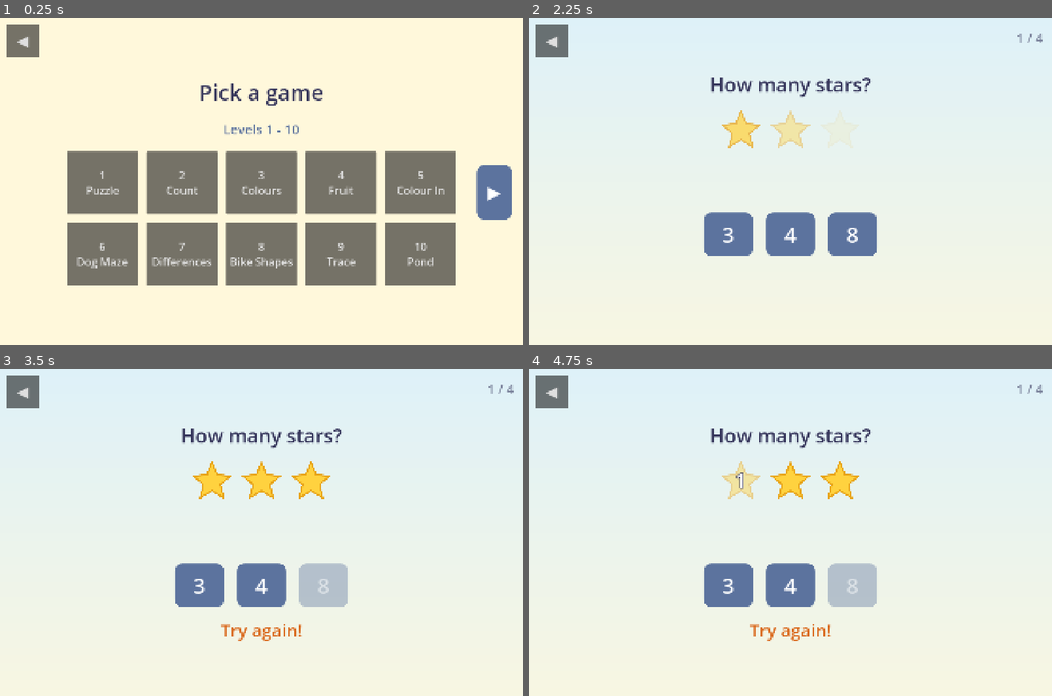
Above: before the commit, frames 1-4 (two rows, left to right).
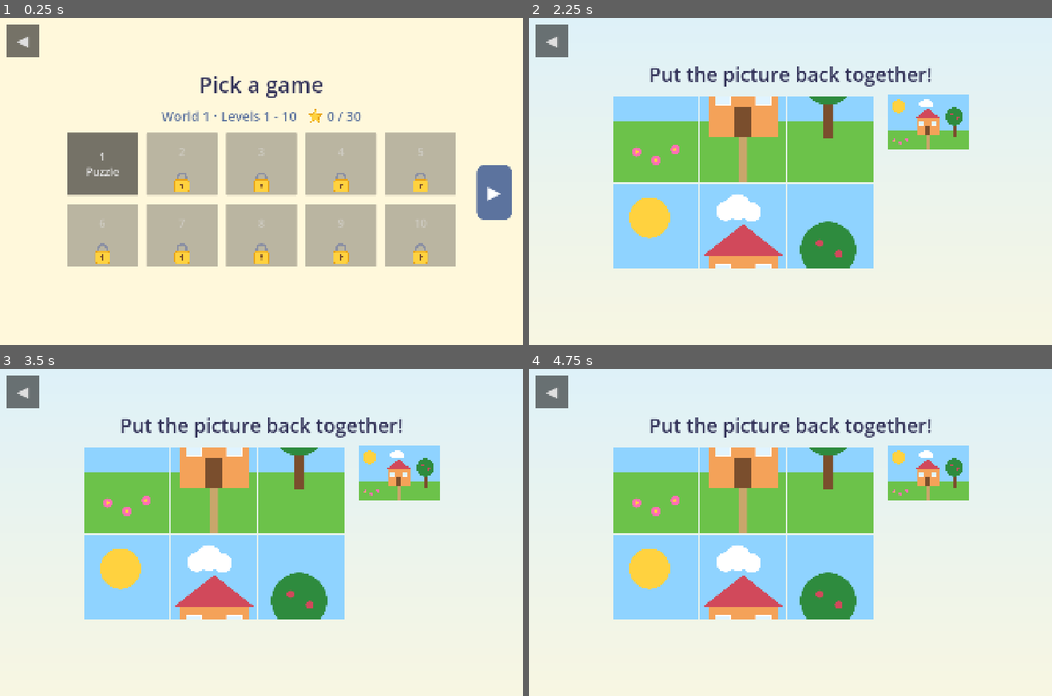
Above: after the commit, the same moments.

Repository: Joshua5689/kidzpuzzleapp
Game: Godot game, scene res://Scenes/UI/LevelSelect.tscn
Two runs of this game, one before a commit and one after it. Both use one fixed random seed, a clock stepped at 60 frames per second and the inputs below. This scene is started directly instead of the project's main scene.
Inputs (mouse positions are in pixels of both pictures, inside the frame that each line leads up to):
- Up to frame 1 (0.25 s): no input
- Up to frame 2 (2.25 s): click "1 Puzzle" at 0.5 s; click "◀" at 1.25 s; click "2 Count" (after the commit: "1 Puzzle") at 2 s
- Up to frame 3 (3.5 s): click (324, 584) at 2.75 s, where only the run before the commit has a clickable "8"
- Up to frame 4 (4.75 s): click (743, 480) at 3.52 s; click (743, 480) at 4.25 s, where only the run before the commit has a clickable "1"

The runs differ from the first frame. In frame 1, 31% of the frame differs, in the area x 12-88%, y 17-82%; in frame 2, 29%; in frame 3, 30%; in frame 4, 30%.

Commit message:
Add worlds of 10 levels with 25-star unlocking
- Levels unlock one after another inside a world; the next world opens
  once the player has 25 stars from the previous world
- LevelSelect: one page per world with the world's star total, padlocks
  on locked levels and a note on how many stars are still needed
- Score card after a world's last level says how many more stars are
  needed and hides Next while the next world is locked
- Testing shortcut: hold the "Pick a game" title for 3 s to open every
  level for this session (not saved)

Co-Authored-By: Claude Opus 5.5 <noreply@anthropic.com>

Diff:
--- /dev/null
+++ b/Assets/Images/UI/Lock.svg
@@ -0,0 +1,6 @@
+<svg xmlns="http://www.w3.org/2000/svg" width="256" height="256" viewBox="0 0 256 256">
+  <path d="M80 112 L80 84 A48 48 0 0 1 176 84 L176 112" stroke="#8a8fa3" stroke-width="22" fill="none" stroke-linecap="round"/>
+  <rect x="52" y="108" width="152" height="124" rx="22" fill="#ffd23f" stroke="#e8a317" stroke-width="8"/>
+  <circle cx="128" cy="158" r="16" fill="#7a4e2d"/>
+  <rect x="120" y="164" width="16" height="36" rx="6" fill="#7a4e2d"/>
+</svg>
--- a/Scenes/UI/LevelSelect.gd
+++ b/Scenes/UI/LevelSelect.gd
@@ -1,19 +1,27 @@
 extends Control
-## Builds one button per level from GameManager.LEVELS, with the best stars
-## earned on each, PAGE_SIZE levels per page.
+## One page per world (GameManager.WORLD_SIZE levels): a button per level with
+## its best stars, the world's star total, and — for a locked world — how many
+## stars are still needed to open it.
 
 const STAR_TEXTURE: Texture2D = preload("res://Assets/Images/UI/Star.svg")
+const LOCK_TEXTURE: Texture2D = preload("res://Assets/Images/UI/Lock.svg")
 const MISSED_STAR_COLOR := Color(0.3, 0.3, 0.35, 0.35)
-const PAGE_SIZE := 10
+## Holding the title this long toggles "open everything" for this session.
+const TESTING_UNLOCK_HOLD := 3.0
 
 ## Remembered while the app runs, so coming back from a level keeps the page.
 static var _page := -1
 
+@onready var title_label: Label = $Layout/TitleLabel
+@onready var page_label: Label = $Layout/WorldRow/PageLabel
+@onready var stars_label: Label = $Layout/WorldRow/StarsLabel
 @onready var levels_grid: GridContainer = $Layout/LevelsGrid
+@onready var locked_label: Label = $Layout/LockedLabel
 @onready var back_button: Button = $BackButton
-@onready var page_label: Label = $Layout/PageLabel
 @onready var prev_page_button: Button = $PrevPageButton
 @onready var next_page_button: Button = $NextPageButton
+
+var _hold_timer: SceneTreeTimer
 
 
 func _ready() -> void:
@@ -22,35 +30,45 @@
 	UiStyle.style_button(next_page_button, UiStyle.MUTED_COLOR, 64)
 	prev_page_button.pressed.connect(func(): show_page(_page - 1))
 	next_page_button.pressed.connect(func(): show_page(_page + 1))
+	title_label.gui_input.connect(_on_title_input)
+	if GameManager.unlock_all_this_session:
+		title_label.text = "All levels open (testing)"
 	if _page < 0:
-		_page = floori(float(_first_unfinished_level()) / PAGE_SIZE)
+		_page = GameManager.world_of(_first_playable_unfinished_level())
 	show_page(_page)
 
 
-func page_count() -> int:
-	return ceili(float(GameManager.level_count()) / PAGE_SIZE)
-
-
 func show_page(page: int) -> void:
-	_page = clampi(page, 0, page_count() - 1)
+	_page = clampi(page, 0, GameManager.world_count() - 1)
 	for child in levels_grid.get_children():
 		levels_grid.remove_child(child)
 		child.queue_free()
-	var first := _page * PAGE_SIZE + 1
-	var last := mini(first + PAGE_SIZE - 1, GameManager.level_count())
+	var first := _page * GameManager.WORLD_SIZE + 1
+	var last := mini(first + GameManager.WORLD_SIZE - 1, GameManager.level_count())
 	for n in range(first, last + 1):
 		levels_grid.add_child(_make_level_button(n))
-	page_label.text = "Levels %d - %d" % [first, last]
+
+	page_label.text = "World %d · Levels %d - %d  " % [_page + 1, first, last]
+	stars_label.text = "%d / %d" % [GameManager.world_stars(_page), (last - first + 1) * 3]
+	if GameManager.is_world_open(_page):
+		locked_label.text = ""
+	else:
+		locked_label.text = "Collect %d stars in World %d to open World %d. You have %d." % [
+			GameManager.STARS_TO_OPEN_NEXT_WORLD, _page, _page + 1, GameManager.world_stars(_page - 1)]
 	prev_page_button.visible = _page > 0
-	next_page_button.visible = _page < page_count() - 1
+	next_page_button.visible = _page < GameManager.world_count() - 1
 
 
-## 0-based index of the first level not finished yet (or the last level).
-func _first_unfinished_level() -> int:
+## The first unlocked level not finished yet, so the screen opens where the
+## child left off.
+func _first_playable_unfinished_level() -> int:
+	var best := 1
 	for n in range(1, GameManager.level_count() + 1):
-		if not GameManager.is_completed(n):
-			return n - 1
-	return GameManager.level_count() - 1
+		if GameManager.is_unlocked(n):
+			best = n
+			if not GameManager.is_completed(n):
+				return n
+	return best
 
 
 func _make_level_button(level_number: int) -> Button:
@@ -64,8 +82,15 @@
 		button.text = "%d\nComing soon" % level_number
 		button.disabled = true
 	elif not GameManager.is_unlocked(level_number):
-		button.text = "%d\nLocked" % level_number
+		# Number on top, padlock underneath (the button's own icon slot).
+		button.text = str(level_number)
 		button.disabled = true
+		button.icon = LOCK_TEXTURE
+		button.expand_icon = true
+		button.icon_alignment = HORIZONTAL_ALIGNMENT_CENTER
+		button.vertical_icon_alignment = VERTICAL_ALIGNMENT_BOTTOM
+		button.add_theme_constant_override("icon_max_width", 90)
+		button.add_theme_color_override("icon_disabled_color", Color.WHITE)
 	else:
 		# Leave room at the bottom for the stars row.
 		button.text = "%d\n%s\n" % [level_number, GameManager.level_title(level_number)]
@@ -96,3 +121,24 @@
 			star.modulate = MISSED_STAR_COLOR
 		row.add_child(star)
 	return row
+
+
+## Testing shortcut for grown-ups: hold the title to open every level until
+## the app is closed. Children are unlikely to find it; nothing is saved.
+func _on_title_input(event: InputEvent) -> void:
+	if not (event is InputEventMouseButton and event.button_index == MOUSE_BUTTON_LEFT):
+		return
+	if event.pressed:
+		_hold_timer = get_tree().create_timer(TESTING_UNLOCK_HOLD)
+		_hold_timer.timeout.connect(_toggle_testing_unlock.bind(_hold_timer))
+	else:
+		_hold_timer = null
+
+
+func _toggle_testing_unlock(timer: SceneTreeTimer) -> void:
+	if timer != _hold_timer:
+		return
+	GameManager.unlock_all_this_session = not GameManager.unlock_all_this_session
+	title_label.text = "All levels open (testing)" if GameManager.unlock_all_this_session else "Pick a game"
+	MusicPlayer.play_ui_sound()
+	show_page(_page)
--- a/Scenes/UI/LevelSelect.tscn
+++ b/Scenes/UI/LevelSelect.tscn
@@ -1,6 +1,7 @@
 [gd_scene format=3]
 
 [ext_resource type="Script" path="res://Scenes/UI/LevelSelect.gd" id="1_script"]
+[ext_resource type="Texture2D" path="res://Assets/Images/UI/Star.svg" id="2_star"]
 
 [node name="LevelSelect" type="Control"]
 layout_mode = 3
@@ -28,22 +29,43 @@
 anchor_bottom = 1.0
 grow_horizontal = 2
 grow_vertical = 2
-theme_override_constants/separation = 48
+theme_override_constants/separation = 28
 alignment = 1
 
 [node name="TitleLabel" type="Label" parent="Layout"]
 layout_mode = 2
+size_flags_horizontal = 4
+mouse_filter = 0
 theme_override_colors/font_color = Color(0.2, 0.2, 0.35, 1)
 theme_override_font_sizes/font_size = 80
 text = "Pick a game"
 horizontal_alignment = 1
 
-[node name="PageLabel" type="Label" parent="Layout"]
+[node name="WorldRow" type="HBoxContainer" parent="Layout"]
+layout_mode = 2
+theme_override_constants/separation = 16
+alignment = 1
+
+[node name="PageLabel" type="Label" parent="Layout/WorldRow"]
 layout_mode = 2
 theme_override_colors/font_color = Color(0.36, 0.45, 0.62, 1)
 theme_override_font_sizes/font_size = 48
-text = "Levels 1 - 10"
-horizontal_alignment = 1
+text = "World 1 · Levels 1 - 10"
+vertical_alignment = 1
+
+[node name="StarIcon" type="TextureRect" parent="Layout/WorldRow"]
+custom_minimum_size = Vector2(56, 56)
+layout_mode = 2
+texture = ExtResource("2_star")
+expand_mode = 1
+stretch_mode = 5
+
+[node name="StarsLabel" type="Label" parent="Layout/WorldRow"]
+layout_mode = 2
+theme_override_colors/font_color = Color(0.36, 0.45, 0.62, 1)
+theme_override_font_sizes/font_size = 48
+text = "0 / 30"
+vertical_alignment = 1
 
 [node name="LevelsGrid" type="GridContainer" parent="Layout"]
 layout_mode = 2
@@ -51,6 +73,15 @@
 theme_override_constants/h_separation = 32
 theme_override_constants/v_separation = 32
 columns = 5
+
+[node name="LockedLabel" type="Label" parent="Layout"]
+custom_minimum_size = Vector2(0, 70)
+layout_mode = 2
+theme_override_colors/font_color = Color(0.85, 0.4, 0.1, 1)
+theme_override_font_sizes/font_size = 44
+horizontal_alignment = 1
+vertical_alignment = 1
+autowrap_mode = 3
 
 [node name="BackButton" type="Button" parent="."]
 custom_minimum_size = Vector2(120, 120)
--- a/Scenes/UI/ScoreCard.gd
+++ b/Scenes/UI/ScoreCard.gd
@@ -10,6 +10,7 @@
 @onready var title_label: Label = $Card/Content/TitleLabel
 @onready var cheer_label: Label = $Card/Content/CheerLabel
 @onready var stars_row: HBoxContainer = $Card/Content/Stars
+@onready var hint_label: Label = $Card/Content/HintLabel
 @onready var levels_button: Button = $Card/Content/Buttons/LevelsButton
 @onready var again_button: Button = $Card/Content/Buttons/AgainButton
 @onready var next_button: Button = $Card/Content/Buttons/NextButton
@@ -32,6 +33,8 @@
 	cheer_label.text = CHEERS[clampi(stars, 1, 3) - 1]
 	if finished_everything:
 		next_button.text = "Surprise! ▶"
+	else:
+		_explain_locked_next_world(level_number)
 
 	# Card pops in, then each earned star pops in turn with a sparkle.
 	# Wait a frame so containers have laid out and pivots use real sizes.
@@ -55,6 +58,22 @@
 			.set_trans(Tween.TRANS_BACK).set_ease(Tween.EASE_OUT)
 
 
+## After the last level of a world: if the next world is still locked, say how
+## many stars are needed and hide Next (there's nowhere to go yet).
+func _explain_locked_next_world(level_number: int) -> void:
+	var next := level_number + 1
+	if level_number <= 0 or not GameManager.level_exists(next) or GameManager.is_unlocked(next):
+		return
+	if GameManager.world_of(next) == GameManager.world_of(level_number):
+		return
+	var world := GameManager.world_of(level_number)
+	var missing := GameManager.STARS_TO_OPEN_NEXT_WORLD - GameManager.world_stars(world)
+	hint_label.text = "Get %d more %s in World %d to open World %d!" % [
+		missing, "star" if missing == 1 else "stars", world + 1, world + 2]
+	hint_label.visible = true
+	next_button.visible = false
+
+
 func _on_next_pressed() -> void:
 	if _finished_everything:
 		GameManager.go_to_celebration()
--- a/Scenes/UI/ScoreCard.tscn
+++ b/Scenes/UI/ScoreCard.tscn
@@ -114,6 +114,15 @@
 expand_mode = 1
 stretch_mode = 5
 
+[node name="HintLabel" type="Label" parent="Card/Content"]
+visible = false
+custom_minimum_size = Vector2(880, 0)
+layout_mode = 2
+theme_override_colors/font_color = Color(0.85, 0.4, 0.1, 1)
+theme_override_font_sizes/font_size = 40
+horizontal_alignment = 1
+autowrap_mode = 3
+
 [node name="Spacer" type="Control" parent="Card/Content"]
 custom_minimum_size = Vector2(0, 8)
 layout_mode = 2
--- a/Scripts/Autoload/GameManager.gd
+++ b/Scripts/Autoload/GameManager.gd
@@ -34,14 +34,21 @@
 	{"title": "Night Sky", "scene": "res://Scenes/Levels/Level20_NightSky.tscn"},
 ]
 
-## Keep true while levels are still being built so every level is reachable.
-## Set to false before handing the app to kids.
-const UNLOCK_ALL_LEVELS := true
+## Levels are grouped into worlds of WORLD_SIZE. Inside an open world levels
+## unlock one after another; the next world opens once the player has at
+## least STARS_TO_OPEN_NEXT_WORLD stars from the world before it.
+const WORLD_SIZE := 10
+const STARS_TO_OPEN_NEXT_WORLD := 25
+
+## Development switch: true opens every level regardless of the rules above.
+const UNLOCK_ALL_LEVELS := false
+
+## Session-only override for testing on a device (see LevelSelect: hold the
+## title for 3 seconds). Never saved.
+var unlock_all_this_session := false
 
 signal level_completed(level_number: int, stars: int)
 
-## Highest level the player may start (1-based).
-var highest_unlocked: int = 1
 var completed_levels: Array[int] = []
 ## Best star score (1-3) per level number.
 var best_stars: Dictionary = {}
@@ -67,7 +74,34 @@
 
 
 func is_unlocked(level_number: int) -> bool:
-	return UNLOCK_ALL_LEVELS or level_number <= highest_unlocked
+	if UNLOCK_ALL_LEVELS or unlock_all_this_session:
+		return true
+	if not is_world_open(world_of(level_number)):
+		return false
+	var first_in_world := world_of(level_number) * WORLD_SIZE + 1
+	return level_number == first_in_world or is_completed(level_number - 1)
+
+
+## 0-based world index of a level.
+func world_of(level_number: int) -> int:
+	return floori(float(level_number - 1) / WORLD_SIZE)
+
+
+func world_count() -> int:
+	return ceili(float(LEVELS.size()) / WORLD_SIZE)
+
+
+func world_stars(world: int) -> int:
+	var total := 0
+	for n in range(world * WORLD_SIZE + 1, mini((world + 1) * WORLD_SIZE, LEVELS.size()) + 1):
+		total += stars_for(n)
+	return total
+
+
+func is_world_open(world: int) -> bool:
+	if UNLOCK_ALL_LEVELS or unlock_all_this_session or world <= 0:
+		return true
+	return world_stars(world - 1) >= STARS_TO_OPEN_NEXT_WORLD and is_world_open(world - 1)
 
 
 func is_completed(level_number: int) -> bool:
@@ -99,7 +133,6 @@
 	if not completed_levels.has(level_number):
 		completed_levels.append(level_number)
 	best_stars[level_number] = max(stars_for(level_number), stars)
-	highest_unlocked = max(highest_unlocked, min(level_number + 1, LEVELS.size()))
 	_save_progress()
 	level_completed.emit(level_number, stars)
 	return not was_all_done and all_levels_completed()
@@ -113,13 +146,14 @@
 	get_tree().change_scene_to_file(LEVELS[level_number - 1]["scene"])
 
 
-## Goes to the next level that has a scene, or back to LevelSelect if none.
+## Goes to the next level if it exists and is unlocked, otherwise back to
+## LevelSelect (which explains what's needed to open it).
 func go_to_next_level(current_level: int) -> void:
-	for n in range(current_level + 1, LEVELS.size() + 1):
-		if level_exists(n):
-			go_to_level(n)
-			return
-	go_to_level_select()
+	var next := current_level + 1
+	if level_exists(next) and is_unlocked(next):
+		go_to_level(next)
+	else:
+		go_to_level_select()
 
 
 func go_to_main_menu() -> void:
@@ -145,7 +179,6 @@
 
 
 func reset_progress() -> void:
-	highest_unlocked = 1
 	completed_levels.clear()
 	best_stars.clear()
 	_save_progress()
@@ -155,14 +188,12 @@
 	if not ProfileManager.has_current():
 		return
 	var config := ConfigFile.new()
-	config.set_value("progress", "highest_unlocked", highest_unlocked)
 	config.set_value("progress", "completed_levels", completed_levels)
 	config.set_value("progress", "best_stars", best_stars)
 	config.save(ProfileManager.progress_path(ProfileManager.current_id))
 
 
 func _load_progress() -> void:
-	highest_unlocked = 1
 	completed_levels.clear()
 	best_stars = {}
 	if not ProfileManager.has_current():
@@ -170,6 +201,5 @@
 	var config := ConfigFile.new()
 	if config.load(ProfileManager.progress_path(ProfileManager.current_id)) != OK:
 		return
-	highest_unlocked = config.get_value("progress", "highest_unlocked", 1)
 	completed_levels.assign(config.get_value("progress", "completed_levels", []))
 	best_stars = config.get_value("progress", "best_stars", {})
Not shown, added: Assets/Images/UI/Lock.svg.import
